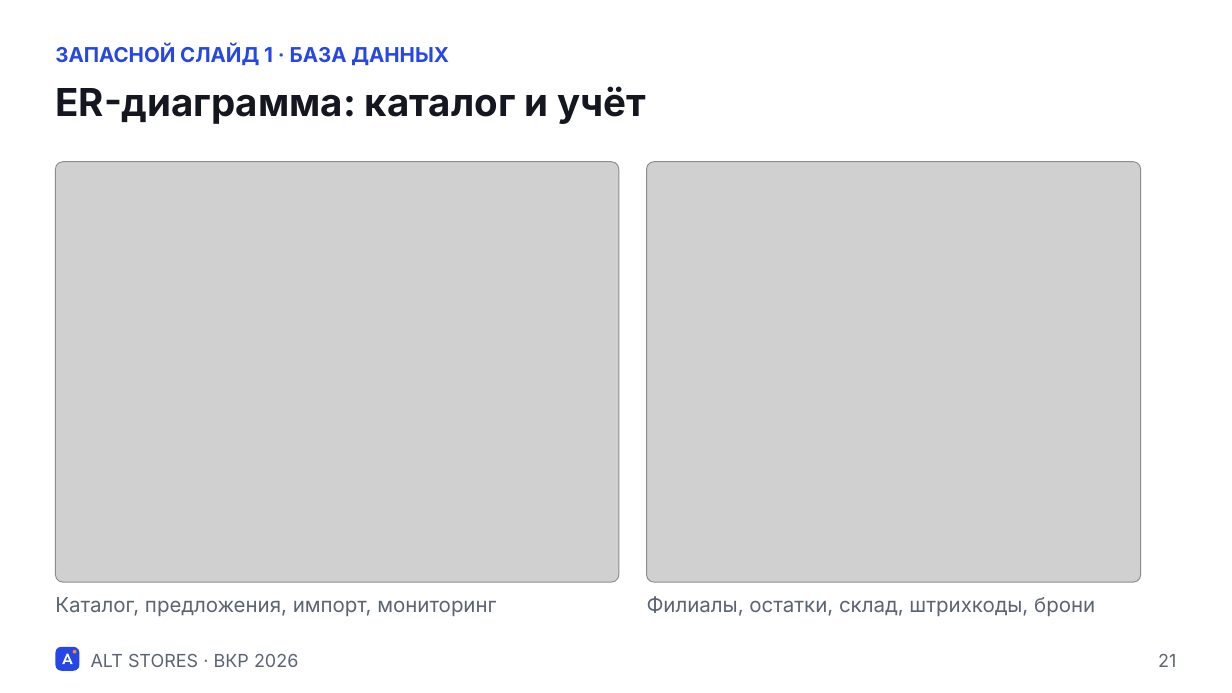
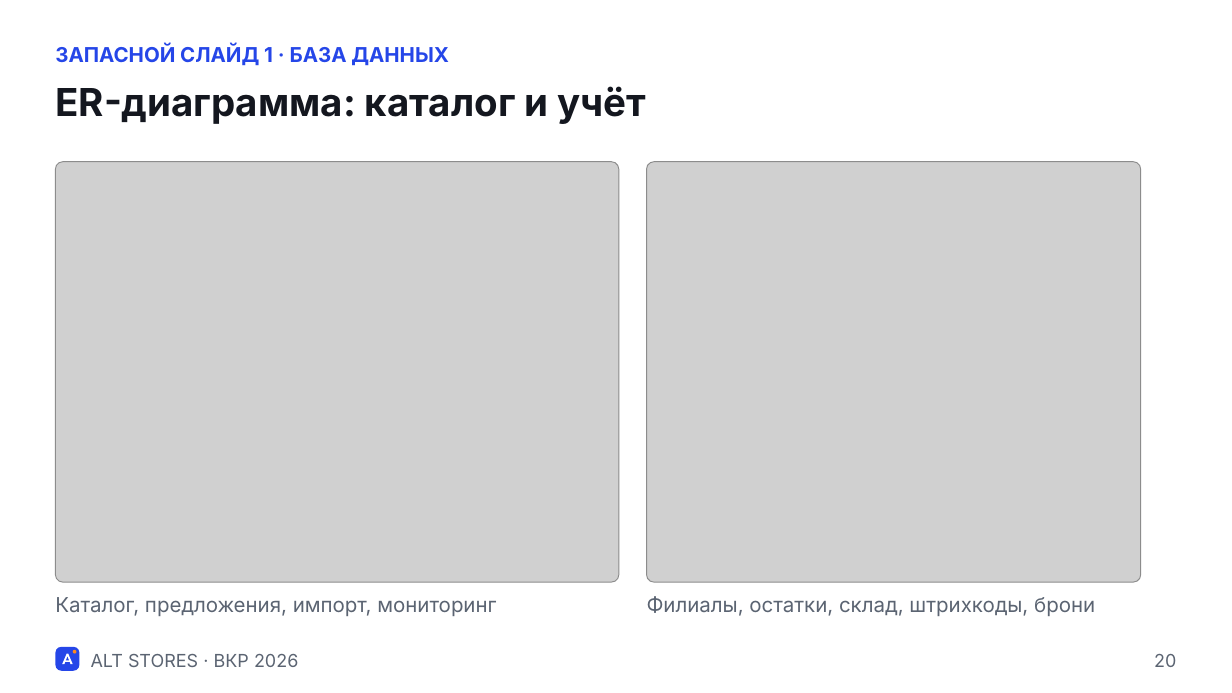
Before and after one commit to AzizArgon/alt-stores, a slide deck: slide 20 of docs/presentation/ALT_STORES_defense.pptx (slide 21 before the commit). Drawn at 1232x693 pixels with LibreOffice and Linux fonts; fonts in the diff are those of the drawing; grey boxes stand for pictures. Boxes give left, top, right and bottom in pixels: in the first picture for what was removed or moved away, otherwise in the second. Text is boxed around its words. In the diff, an @@ line names an element or a change of style, - is before the commit and + after.

```diff
--- a/docs/presentation/ALT_STORES_defense.pptx
+++ b/docs/presentation/ALT_STORES_defense.pptx
@@ text at (1154,654,1176,667): text changed @@
-21
+20
```
Also in this commit, not shown: 12 other slides changed, 3 slides removed, 25 other files.
